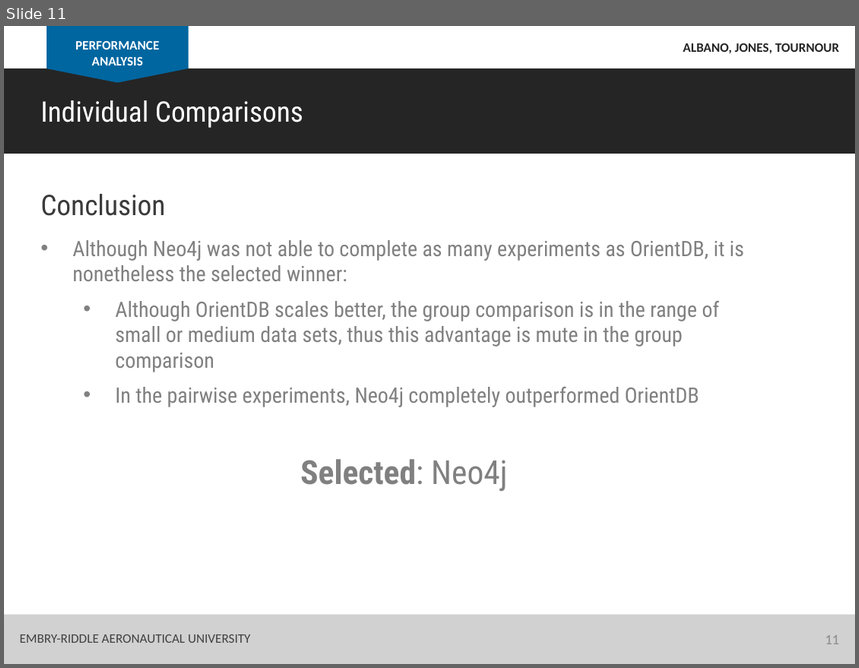
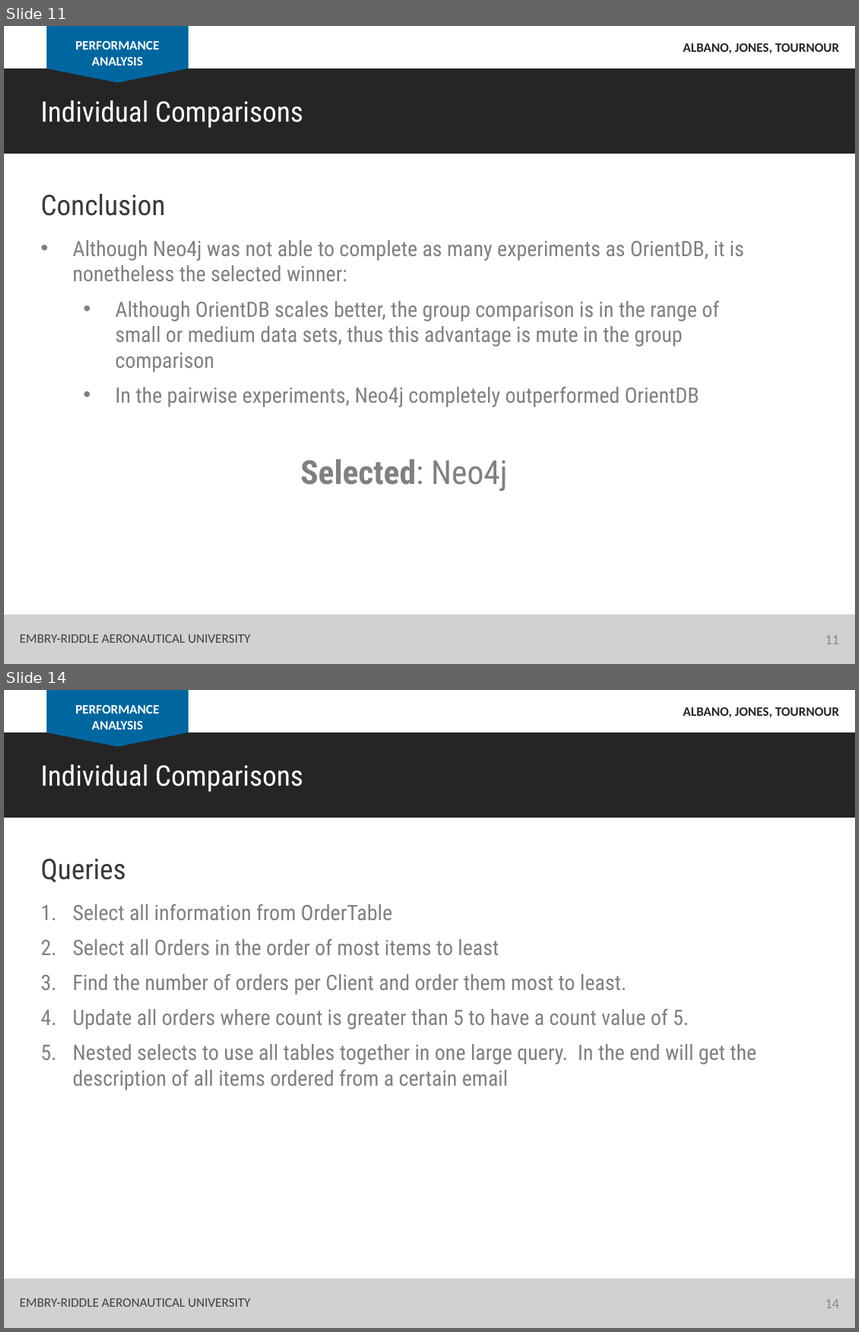
Before and after one commit to albanoj2/se655_final_project, a slide deck: docs/In_class_presentation.pptx. Shown one above the other, each under a label of ours: slide 11 before the commit, slides 11 and 14 after it; the slides between them are not shown. The pictures are 859x668 and 859x1332 pixels, drawn with LibreOffice and Linux fonts; fonts in the diff are those of the drawing. Boxes give left, top, right and bottom in pixels: in the first picture for what was removed or moved away, otherwise in the second. Text is boxed around its words. In the diff, an @@ line names an element or a change of style, - is before the commit and + after.

Commit message:
Finished Relational.  Will do group tonight

```diff
--- a/docs/In_class_presentation.pptx
+++ b/docs/In_class_presentation.pptx
@@ slide 14 added at <box>4,690,855,1328</box>, background #FFFFFF @@
@@ rectangle added at <box>47,690,189,733</box>, fill #0066A0 @@
@@ text added at <box>75,704,159,730</box>, 11 pt, text #FFFFFF, bold @@
+PERFORMANCE ANALYSIS
@@ text added at <box>683,707,839,717</box>, 11 pt, text #252525, bold @@
+ALBANO, JONES, TOURNOUR
@@ rectangle added at <box>4,733,855,818</box>, fill #252525 @@
@@ triangle added at <box>47,733,189,747</box>, fill #0066A0 @@
@@ text added at <box>40,764,303,792</box>, 24 pt, text #FFFFFF @@
+Individual Comparisons
@@ text added at <box>40,859,126,883</box>, 24 pt, text #3A3A3A @@
+Queries
@@ text added at <box>40,904,757,1091</box>, 18 pt, text #808080 @@
+1. Select all information from OrderTable
+2. Select all Orders in the order of most items to least
+3. Find the number of orders per Client and order them most to least.
+4. Update all orders where count is greater than 5 to have a count value of 5.
+5. Nested selects to use all tables together in one large query. In the end will get the description of all items ordered from a certain email
@@ rectangle added at <box>4,1279,855,1328</box>, fill #D1D1D1 @@
@@ text added at <box>20,1299,250,1307</box>, 11 pt, text #404040 @@
+EMBRY-RIDDLE AERONAUTICAL UNIVERSITY
@@ page number added at <box>826,1300,840,1309</box>, 12 pt, text #8C8C8C @@
+14
```
Also in this commit, not shown: 5 slides changed, 10 other slides added.
